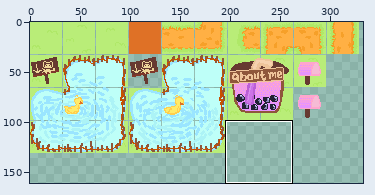
Sprite sheet -- public/assets/tilemap.png. The picture above shows the old version from afar; the outline marks the close-up.
Close-up. Before:
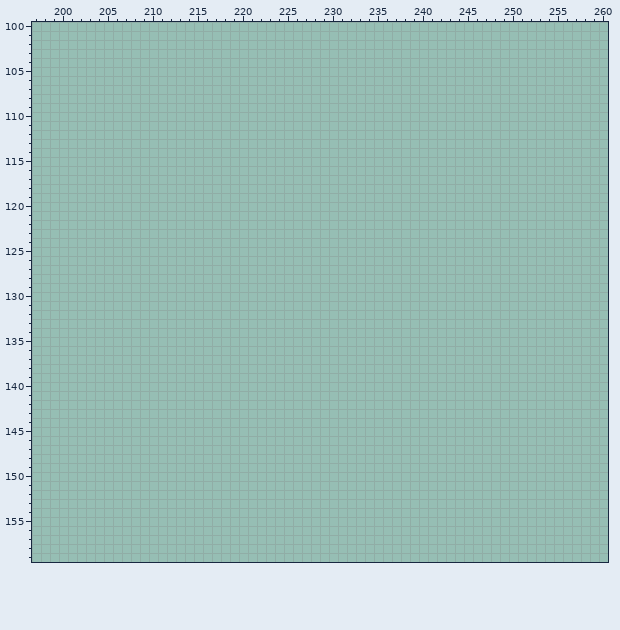
The file is 512x256 pixels. Shown: x 197..260, y 100..159. The wide view leaves out empty margins. The commit also changed other parts of the picture, which this record leaves out.
Once edited:
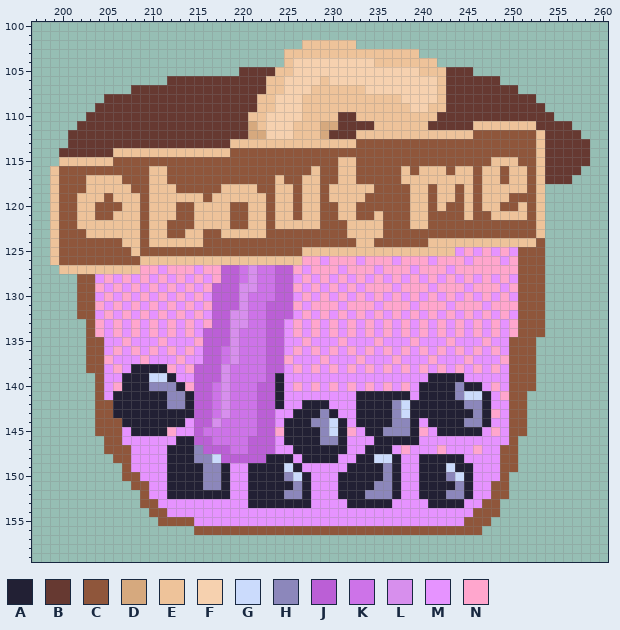
Palette (. is transparent): A #222034  B #663931  C #8f563b  D #d6a97e  E #eec39a  F #f6d1af  G #cbdbfc  H #8c87bb  J #bb5fd6  K #cd73e8  L #d78fed  M #e693ff  N #ffa6cd
Change:
y 102: x 227..232 ...... -> EEEEEE
y 103: x 225..239 ............... -> EEEEEEEEEEEEEEE
y 104: x 225..241 ................. -> EFFFFFFFFFEEEEEEE
y 105: x 220..245 .......................... -> BBBBEEFFFFFFFFFFFFFFEEEBBB
y 106: x 212..248 ..................................... -> BBBBBBBBBBBEEFFFFEFFFFFFFFFFFFEBBBBBB
y 107: x 208..250 ........................................... -> BBBBBBBBBBBBBBBEEFFFEEEEEEFFFFFFFFEBBBBBBBB
y 108: x 205..252 ................................................ -> BBBBBBBBBBBBBBBBBEEFFFEEEEEEEEEEEFFFFEBBBBBBBBBB
y 109: x 204..253 .................................................. -> BBBBBBBBBBBBBBBBBBEEFFFEEEEEEEEEEEEFFEEBBBBBBBBBBB
y 110: x 203..254 .................................................... -> BBBBBBBBBBBBBBBBBBEEFFFFEEEEBBEEEEEEEEEBBBBBBBBBBBBB
y 111: x 202..256 ....................................................... -> BBBBBBBBBBBBBBBBBBBDEFFFEEEDDBBBBEEEEEEBBBBBEEEEEEEBBBB
y 112: x 201..257 ......................................................... -> BBBBBBBBBBBBBBBBBBBBDDFFFEEEDBBBEEEEEEEEEEEEECCCCCCCEBBBB
y 113: x 201..258 .......................................................... -> BBBBBBBBBBBBBBBBBBEEEEEEEEEEEEEECCCCCCCCCCCCCCCCCCCCEBBBBB
y 114: x 200..258 ........................................................... -> BBBBBBEEEEEEEEEEEEECCCCCCCCCCCCCCCCCCCCCCCCCCCCCCCCCCEBBBBB
y 115: x 200..258 ........................................................... -> EEEEEECCCCCCCCCCCCCCCCCCCCCCCCCEECCCCCCCCCCCCCCCEEECCEBBBBB
y 116: x 199..257 ........................................................... -> ECCCCCCCCCCEECCCCCCCCCCCCCCCCECCEECCCCCECEEECEECEECEECEBBBB
y 117: x 199..256 .......................................................... -> ECCCEEEECCCEECCCCCCCCCCCCECCEECCEECCCCCEEEEEEEECEECEECEBBB
y 118: x 199..253 ....................................................... -> ECCCEEEEECCEEECCCCCEEEECCEECEECEEEEECCCCEECEECECEEEEECE
y 119: x 199..253 ....................................................... -> ECCEEECEEECEEEEEECEEEEEECEECEECEEEECCCCCEECEECECEEECCCE
y 120: x 199..253 ....................................................... -> ECCEECCCEECEEECCEEEECCEECEECEECCEECCCCCCEECECCECEECCECE
y 121: x 199..253 ....................................................... -> ECCEECCEEECEEECCEEEECCEECEECEECCEECCECCCEECCCCECCEEEECE
y 122: x 199..253 ....................................................... -> ECCEEEEEEECEECCCEEEECCEECEEEEECCCEEEECCCEECCCCCCCCCCCCE
y 123: x 199..253 ....................................................... -> ECCCEEEEEECEECCEECCEEEEECCCCCCCCCEEEECCCCCCCCCCCCCCCCCE
y 124: x 199..253 ....................................................... -> ECCCCCCCEECEEEEEECCCCCCCCCCCCCCCCCEECCCCCCEEEEEEEEEEEEC
y 125: x 199..253 ....................................................... -> ECCCCCCCCECCCCCCCCCCCCCCCCCCEEEEEEEEEEEEEEEEEMNMNMNMCCC
y 126: x 199..253 ....................................................... -> ECCCCCCCCCEEEEEEEEEEEEEEEEEENNMNNNMNNNMNNNMNNNMNNNMNCCC
y 127: x 200..253 ...................................................... -> EEEEEEEEENNMNNNMNNJJKLKKJJNMNNNMNNNMNNNMNNNMNNNNNNNCCC
y 128: x 202..253 .................................................... -> CCMNMNMNMNMNMNMNJJKLKKJJMNMNMNMNMNMNMNMNMNMNMNMNMCCC
y 129: x 202..253 .................................................... -> CCNMNMNMNMNMNMNJJJLLKKJJNMNMNMNMNNNMNNNMNNNMNNNMNCCC
y 130: x 202..253 .................................................... -> CCMNMNMNMNMNMNMJJJLKKKJJMNMNMNMNMNMNMNMNMNMNMNMNMCCC
y 131: x 202..253 .................................................... -> CCNMNMNMNMNMNMNJJJLKKJJJNMNNNMNNNMNNNMNNNMNNNMNNNCCC
y 132: x 202..253 .................................................... -> CCMNMNMNMNMNMNMJJLLKKJJJMNMNMNMNMNMNMNMNMNMNMNMNMCCC
y 133: x 203..253 ................................................... -> CNMNMNMNMNMNMNJJLLKKJJMNMNMNMNMNMNMNMNMNMNMNMNMNCCC
y 134: x 203..253 ................................................... -> CNMNMNMNMNMNMJJJLKKKJJMNMNMNMNMNMNMNMNMNMNMNMNMNCCC
y 135: x 203..252 .................................................. -> CCMMNMMMNMMMNJJJLKKKJJMMNMMMNMMMNMMMNMMMNMMMNMMCCC
y 136: x 203..252 .................................................. -> CCMNMNMNMNMNMJJKLKKKJJMNMNMNMNMNMNMNMNMNMNMNMNMCCC
y 137: x 203..252 .................................................. -> CCNMMMNMMMNMMJJKLKKKJJNMMMNMMMNMMMNMMMNMMMNMMMNCCC
y 138: x 203..252 .................................................. -> CCMNMAAAANMNJJJLKKKKJJMNMNMNMNMNMNMNMNMNMNMNMNMCCC
y 139: x 204..252 ................................................. -> CMMAAAGGAMMJJJLKKKKJAMMMMMMMMMMMMMMMMAAAAMMMMMCCC
y 140: x 204..252 ................................................. -> CMNAAAHHHANJJKLKKKJJAMNMNMNMNMNMNMNMAAAAHAAMNMCCC
y 141: x 204..251 ................................................ -> CMAAAAAAHHAJJKLKKKJJAMMMMMMMMAAAAAAMAAAAHGGAMNCC
y 142: x 204..251 ................................................ -> CCAAAAAAHHAJJKLKKKJJAMMAAAMMMAAAAHGAAAAAAHHAMMCC
y 143: x 204..251 ................................................ -> CCAAAAAAAAAJJKLKKKJJMMAAAHAMMAAAAHGAAAAAAAHANMCC
y 144: x 204..251 ................................................ -> CCCAAAAAAAMJJLKKKKJJMAAAHHGAMAAAAHHAMAAAAHHAMMCC
y 145: x 204..251 ................................................ -> CCCMAAAANMMJKKKKKKJJNAAAAHGANMAAHHHANMAAAAAMNMCC
y 146: x 205..250 .............................................. -> CCMMMMMMAAJJKKKKJJJMAAAAHHAMMMAAAAAMMMMMMMMMMC
y 147: x 205..250 .............................................. -> CCCMMMMAAAHJJJKKJJJMMAAAAAAMMAAAMNMMMNMMMNMMCC
y 148: x 206..250 ............................................. -> CCMMMMAAAHHGJJJJJAAAMAAAAMMAAGGAMMAAAAAMMMMCC
y 149: x 207..250 ............................................ -> CMMMMAAAAHHAMMAAAAGAMMMMMAAAAHAMMAAAGAAMMMCC
y 150: x 207..249 ........................................... -> CCMMMAAAAHHAMMAAAAHGAMMMAAAAAHAMMAAAHGAMMMC
y 151: x 208..249 .......................................... -> CCMMAAAAHHAMMAAAAAHAMMMAAAAHHAMMAAAAHAMMCC
y 152: x 209..249 ......................................... -> CMMAAAAAAAMMAAAAHHAMMMAAAHHHAMMAAAHHAMMCC
y 153: x 209..248 ........................................ -> CCMMMMMMMMMMAAAAAAAMMMMAAAAAMMMMAAAAMMCC
y 154: x 210..248 ....................................... -> CCMMMMMMMMMMMMMMMMMMMMMMMMMMMMMMMMMMCCC
y 155: x 211..247 ..................................... -> CCCCMMMMMMMMMMMMMMMMMMMMMMMMMMMMMMCCC
y 156: x 215..246 ................................ -> CCCCCCCCCCCCCCCCCCCCCCCCCCCCCCCC
Boxes around the changes in both close-ups, in picture pixels (x1, y1, x2, y2):
added: (50, 40, 590, 535)
